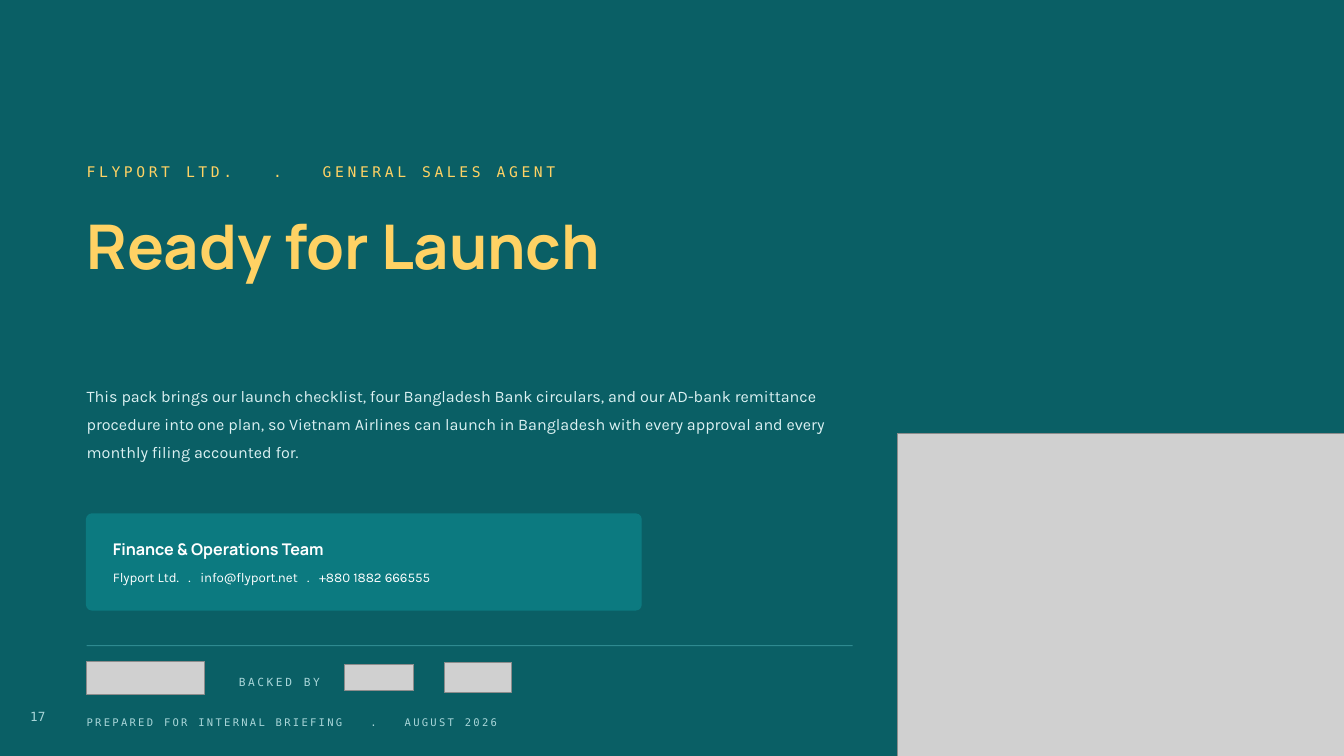
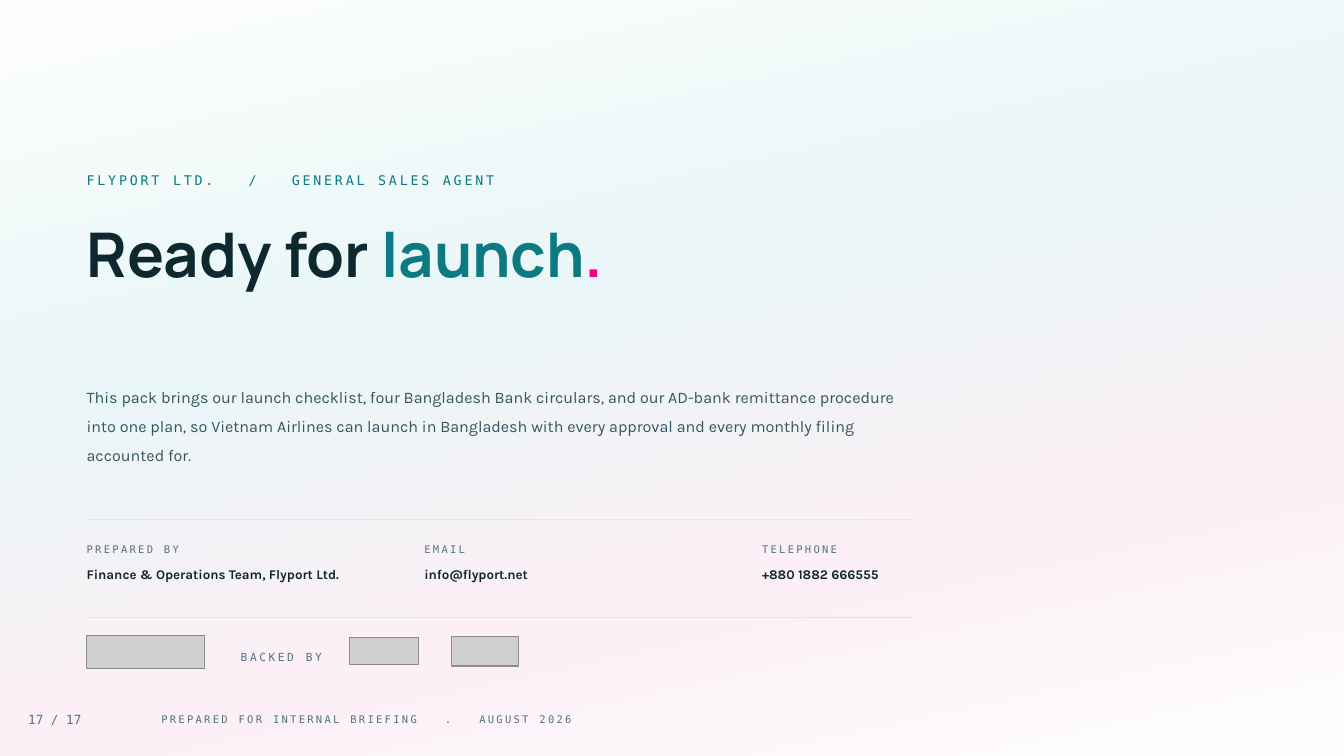
Before and after one commit to mumullickm/flyport-vna, a slide deck: slide 17 of Vietnam-Airlines-Bangladesh-Operations-Launch-Plan.pptx. Drawn at 1344x756 pixels with LibreOffice and Linux fonts; fonts in the diff are those of the drawing; grey boxes stand for pictures. Boxes give left, top, right and bottom in pixels: in the first picture for what was removed or moved away, otherwise in the second. Text is boxed around its words. In the diff, an @@ line names an element or a change of style, - is before the commit and + after.

```diff
--- a/Vietnam-Airlines-Bangladesh-Operations-Launch-Plan.pptx
+++ b/Vietnam-Airlines-Bangladesh-Operations-Launch-Plan.pptx
@@ rectangle at (x1=0, y1=0, x2=1344, y2=756): fill #0A5F65 to gradient #FDFEFE to #EAF6F7 to #FCF0F6 @@
@@ text at (x1=87, y1=175, x2=494, y2=185): text changed; size 10.5 to 9.5 pt; text colour #FFD264 to #0C7A80 @@
-FLYPORT LTD. . GENERAL SALES AGENT
+FLYPORT LTD. / GENERAL SALES AGENT
@@ text at (x1=87, y1=231, x2=603, y2=292): text changed; text colour #FFD264 to #0E2830 @@
-Ready for Launch
+Ready for launch.
@@ text "This pack brings our launch ..." at (x1=87, y1=392, x2=894, y2=461): text colour #DCF2F3 to #33555F; line spacing 1.44 to 1.5 @@
@@ picture removed at (x1=897, y1=434, x2=1344, y2=756) @@
@@ rounded rectangle removed at (x1=87, y1=514, x2=641, y2=610) @@
@@ rectangle added at (x1=87, y1=519, x2=913, y2=520), fill #DCEAED @@
@@ text added at (x1=87, y1=545, x2=339, y2=583), 9.5 pt, text #0E2830, bold @@
+PREPARED BY
+Finance & Operations Team, Flyport Ltd.
@@ text at (x1=424, y1=545, x2=528, y2=583): text changed; text colour #FFFFFF to #0E2830; bold on @@
-Finance & Operations Team
-Flyport Ltd. . info@flyport.net . +880 1882 666555
+EMAIL
+info@flyport.net
@@ text added at (x1=762, y1=545, x2=878, y2=579), 9.5 pt, text #0E2830, bold @@
+TELEPHONE
++880 1882 666555
@@ rectangle resized from (x1=87, y1=645, x2=853, y2=646) to (x1=87, y1=617, x2=913, y2=618) @@
@@ rectangle at (x1=87, y1=617, x2=913, y2=618): fill #2E8A90 to #DCEAED @@
@@ picture moved from (x1=87, y1=661, x2=205, y2=695) to (x1=87, y1=635, x2=205, y2=668) @@
@@ text "BACKED BY" moved from (x1=239, y1=677, x2=320, y2=686) to (x1=241, y1=652, x2=322, y2=661) @@
@@ text "BACKED BY" at (x1=241, y1=652, x2=322, y2=661): text colour #A9D6D9 to #52737D; line spacing 1.35 to 1.4 @@
@@ picture moved from (x1=345, y1=664, x2=414, y2=691) to (x1=350, y1=638, x2=419, y2=664) @@
@@ picture moved from (x1=445, y1=662, x2=512, y2=693) to (x1=452, y1=636, x2=519, y2=666) @@
@@ text at (x1=28, y1=715, x2=81, y2=724): text changed; text colour #A9D6D9 to #52737D @@
-17
+17 / 17
@@ text "PREPARED FOR INTERNAL BRIEFING . ..." at (x1=161, y1=715, x2=571, y2=723): text colour #A9D6D9 to #52737D; line spacing 1.35 to 1.4 @@
@@ text "PREPARED FOR INTERNAL BRIEFING . ..." moved from (x1=87, y1=718, x2=497, y2=726) to (x1=161, y1=715, x2=571, y2=723) @@
```
Also in this commit, not shown: 16 other slides changed, 2 other files.
